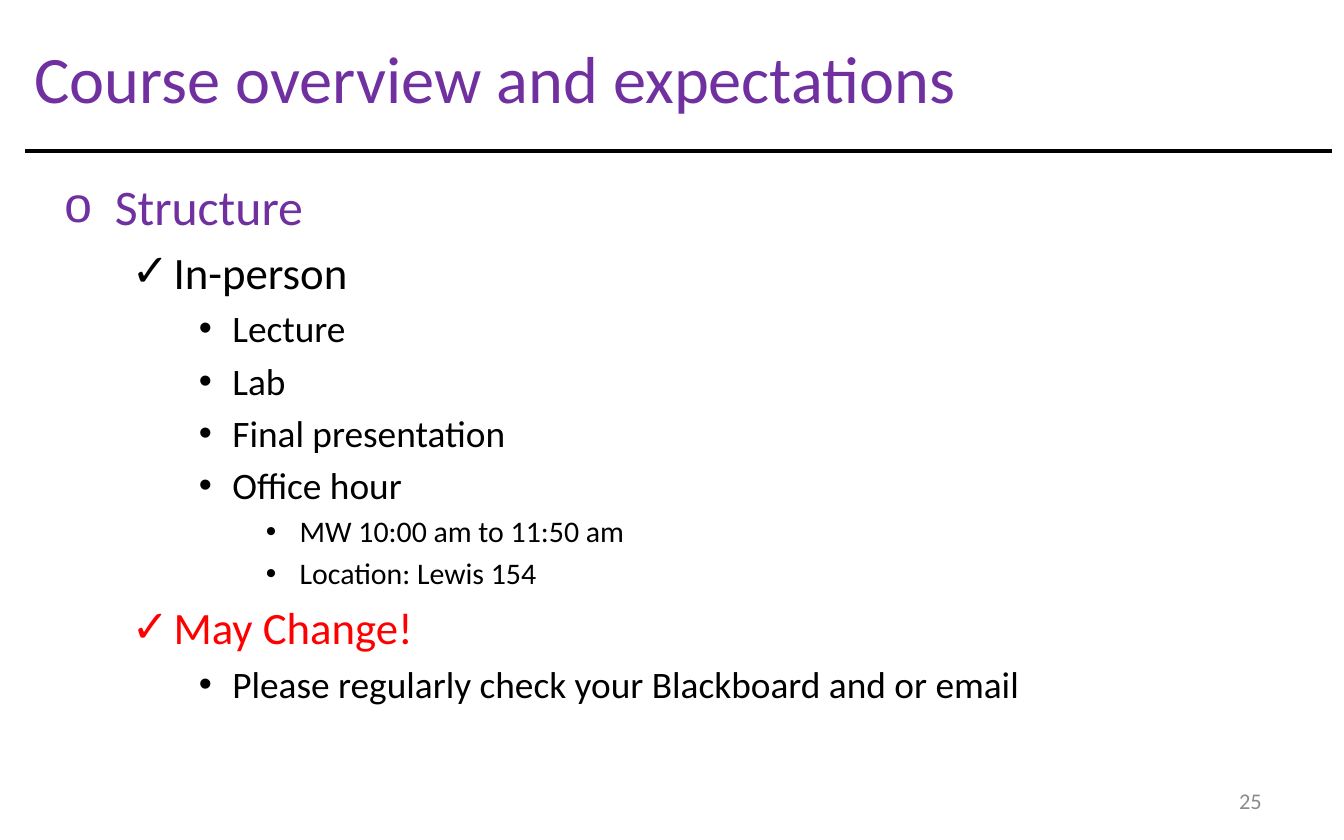
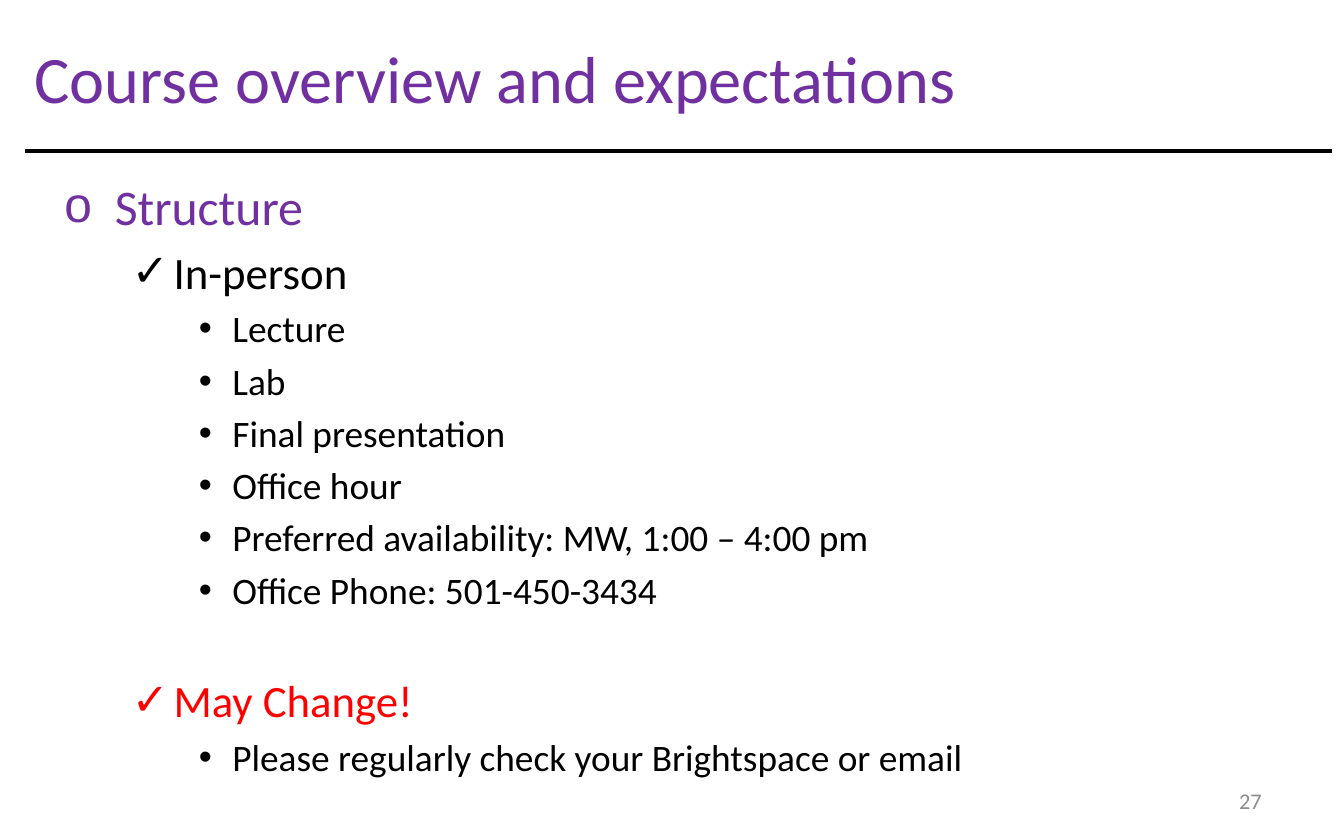
Before and after one commit to gisynw/Field_Techniques, a slide deck: slide 27 of docs/Lectures/week01/Lecture01_GEOG3319_Intro.pptx (slide 25 before the commit). Drawn at 1344x840 pixels with LibreOffice and Linux fonts; fonts in the diff are those of the drawing. Boxes give left, top, right and bottom in pixels: in the first picture for what was removed or moved away, otherwise in the second. Text is boxed around its words. In the diff, an @@ line names an element or a change of style, - is before the commit and + after.

```diff
--- a/docs/Lectures/week01/Lecture01_GEOG3319_Intro.pptx
+++ b/docs/Lectures/week01/Lecture01_GEOG3319_Intro.pptx
@@ text at <box>232,525,868,605</box>: text changed; size 14.4 to 18 pt @@
-      • MW 10:00 am to 11:50 am
-      • Location: Lewis 154
+    • Preferred availability: MW, 1:00 – 4:00 pm
+    • Office Phone: 501-450-3434
@@ text at <box>232,745,962,778</box>: text changed @@
-    • Please regularly check your Blackboard and or email
+    • Please regularly check your Brightspace or email
@@ page number at <box>1239,794,1262,809</box>: text changed @@
-25
+27
```
Also in this commit, not shown: 9 other slides changed, 5 slides added, 1 slide removed, 5 other files.
